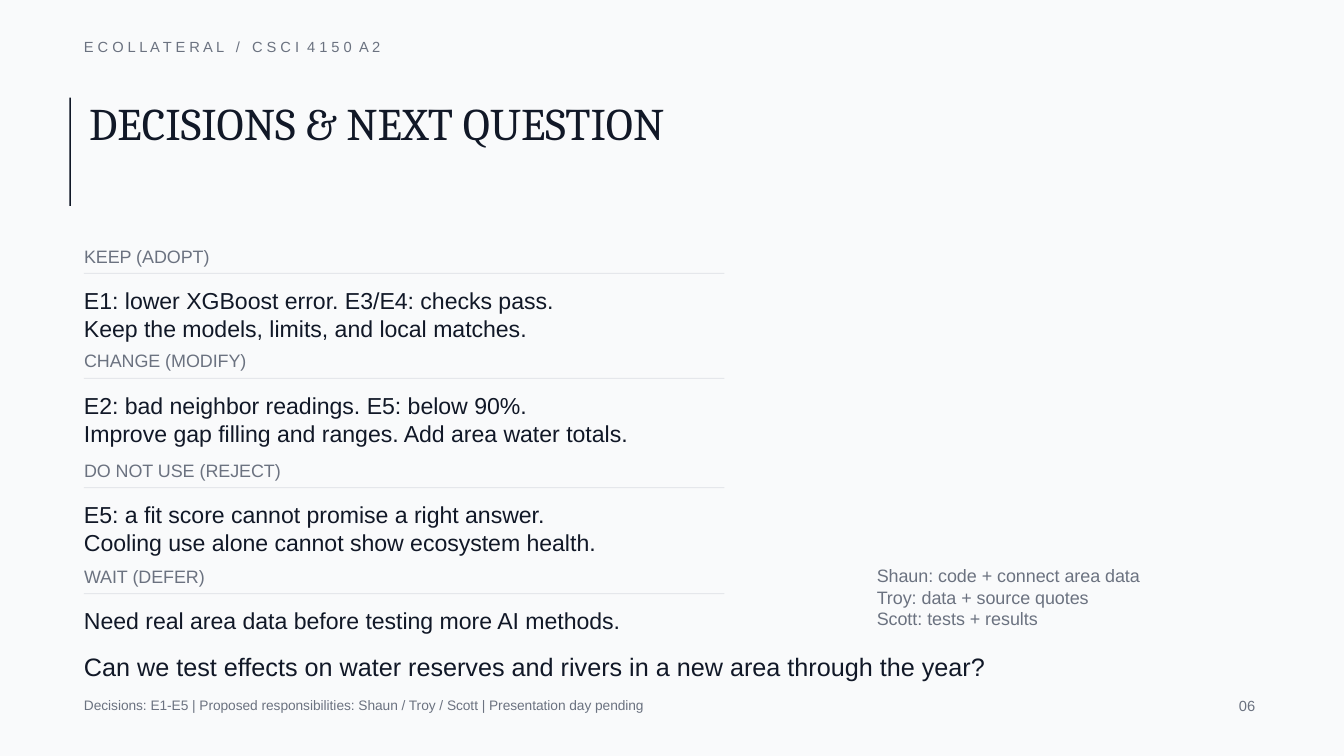
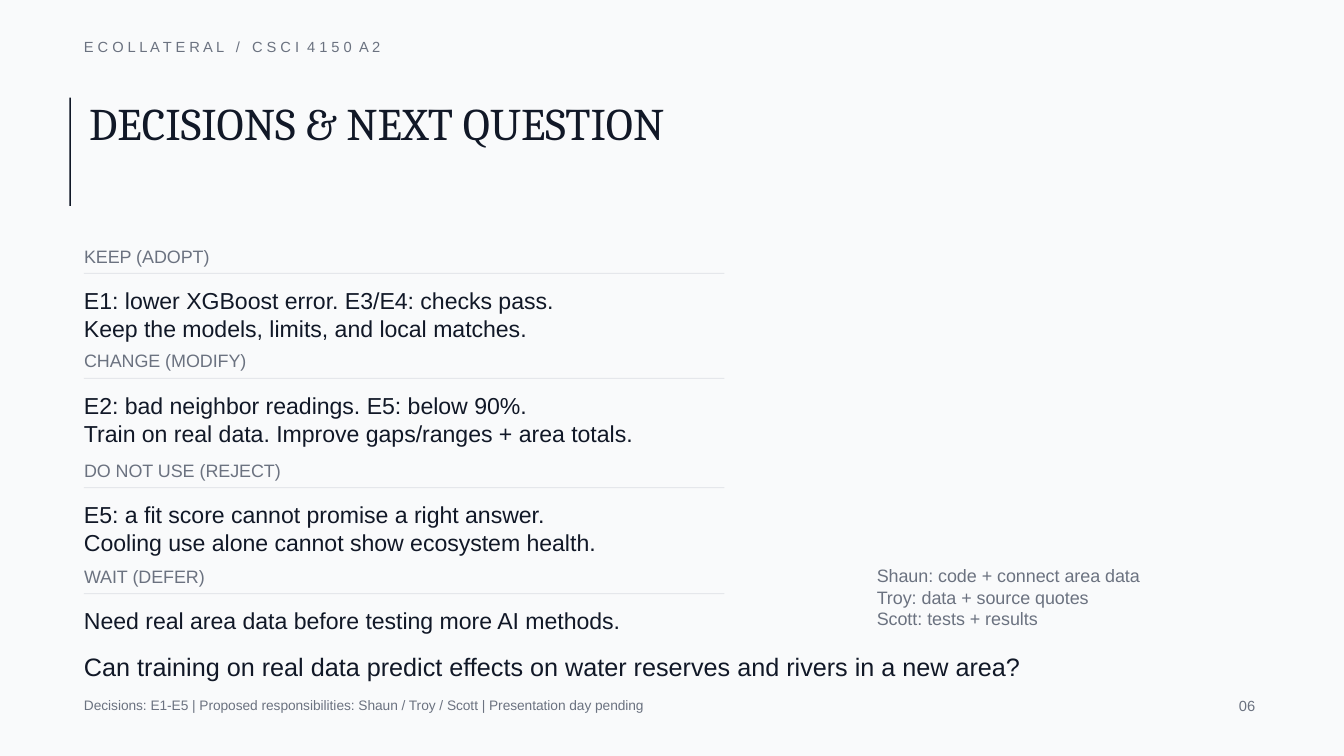
Before and after one commit to ScottLiu12/ECOllateral, a slide deck: slide 6 of docs/a2/review-slides-simplified.pptx. Drawn at 1344x756 pixels with LibreOffice and Linux fonts; fonts in the diff are those of the drawing. Boxes give left, top, right and bottom in pixels: in the first picture for what was removed or moved away, otherwise in the second. Text is boxed around its words. In the diff, an @@ line names an element or a change of style, - is before the commit and + after.

```diff
--- a/docs/a2/review-slides-simplified.pptx
+++ b/docs/a2/review-slides-simplified.pptx
@@ text at (84,425,632,447): text changed @@
-Improve gap filling and ranges. Add area water totals.
+Train on real data. Improve gaps/ranges + area totals.
@@ text at (84,657,1020,681): text changed @@
-Can we test effects on water reserves and rivers in a new area through the year?
+Can training on real data predict effects on water reserves and rivers in a new area?
```
Also in this commit, not shown: 2 other slides changed, 13 other files.
